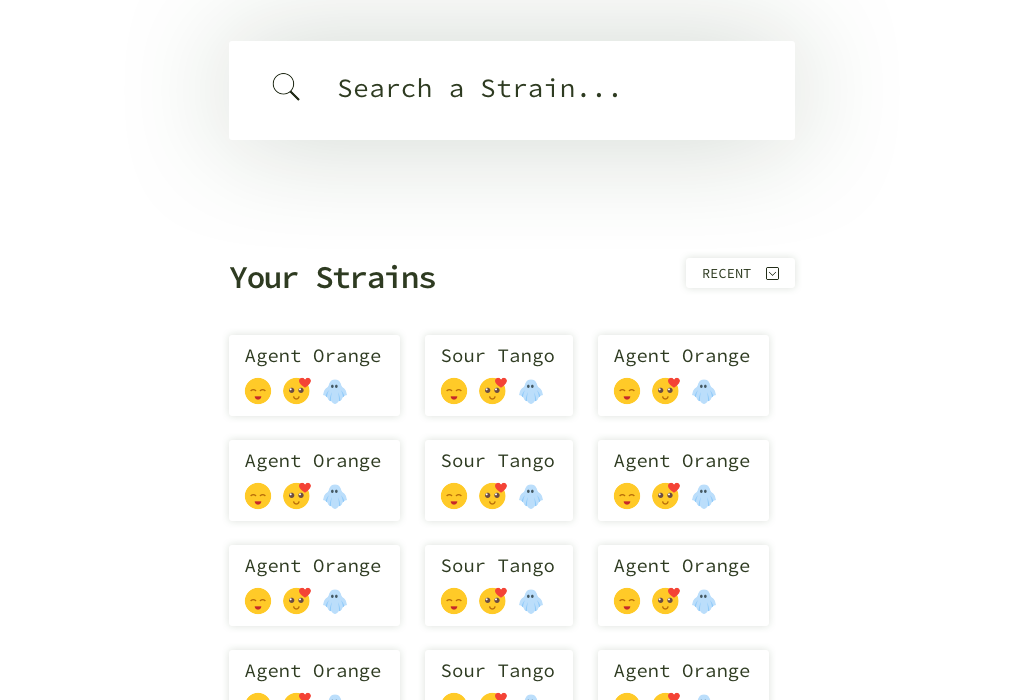
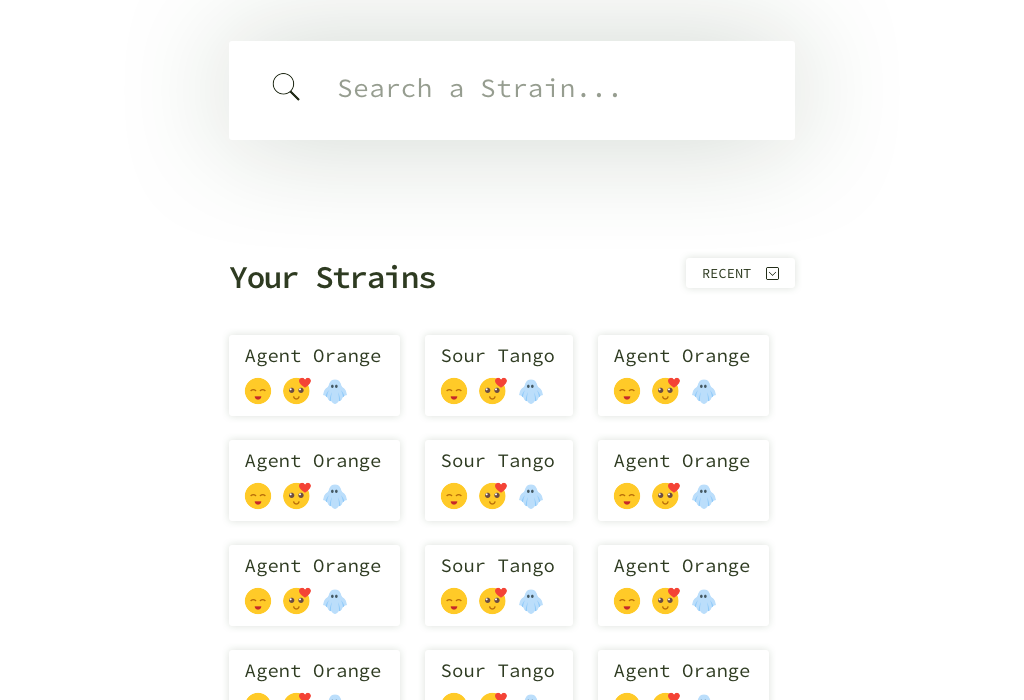
Layer changes from the first 1024 x 700 image to the second:
"Search a Strain...": opacity 100% → 50% over [338,78,617,98]
